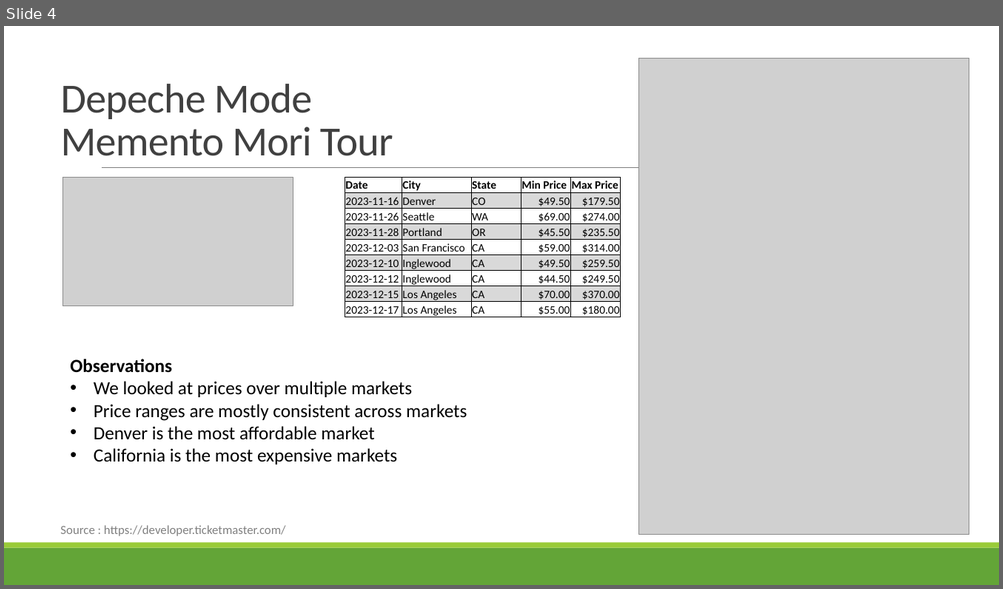
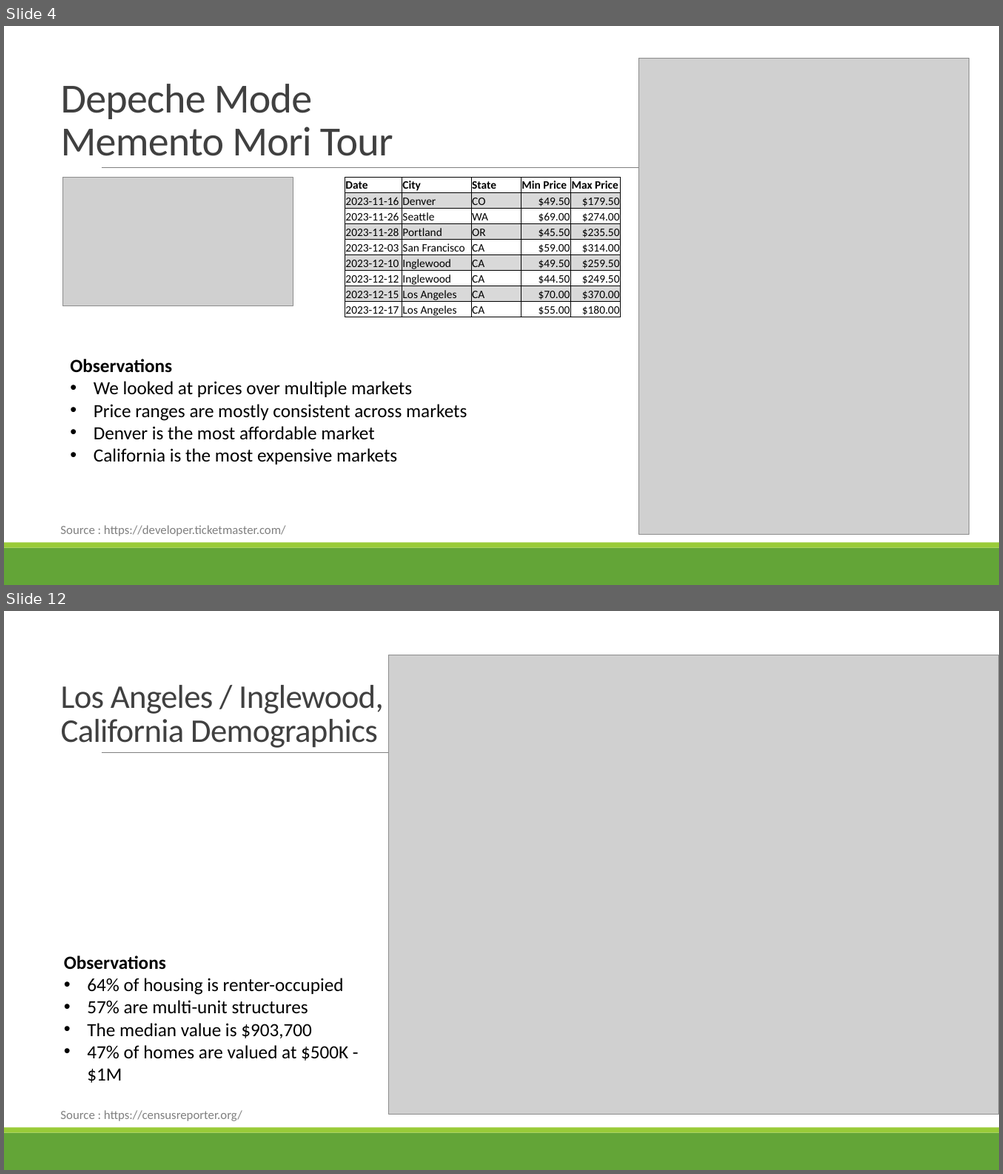
Before and after one commit to jodylarson310/module7-project, a slide deck: Support_Live_Music_Project1_Group4.pptx. Shown one above the other, each under a label of ours: slide 4 before the commit, slides 4 and 12 after it; the slides between them are not shown. The pictures are 1003x589 and 1003x1174 pixels, drawn with LibreOffice and Linux fonts; fonts in the diff are those of the drawing; grey boxes stand for pictures. Boxes give left, top, right and bottom in pixels: in the first picture for what was removed or moved away, otherwise in the second. Text is boxed around its words. In the diff, an @@ line names an element or a change of style, - is before the commit and + after.

```diff
--- a/Support_Live_Music_Project1_Group4.pptx
+++ b/Support_Live_Music_Project1_Group4.pptx
@@ slide 12 added at bbox=[4, 611, 999, 1170], background #FFFFFF; not listed: 3 template elements that a slide beside it also shows @@
@@ picture added at bbox=[389, 655, 999, 1115] @@
@@ title added at bbox=[61, 685, 384, 748], 32 pt, text #404040 @@
+Los Angeles / Inglewood,
+California Demographics
@@ text added at bbox=[64, 956, 348, 1083], 18 pt, text #000000 @@
+Observations
+• 64% of housing is renter-occupied
+• 57% are multi-unit structures
+• The median value is $903,700
+• 47% of homes are valued at $500K - $1M
@@ text added at bbox=[60, 1111, 242, 1122], 12 pt, text #808080 @@
+Source : https://censusreporter.org/
```
Also in this commit, not shown: 8 slides changed, 7 other slides added.
